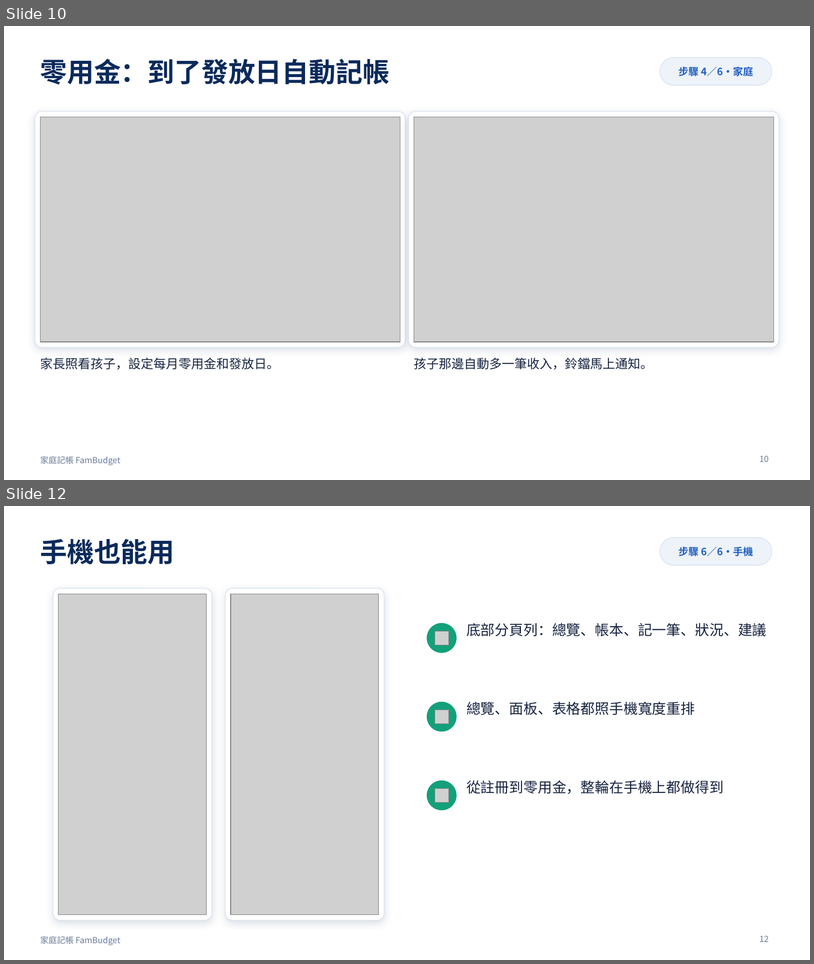
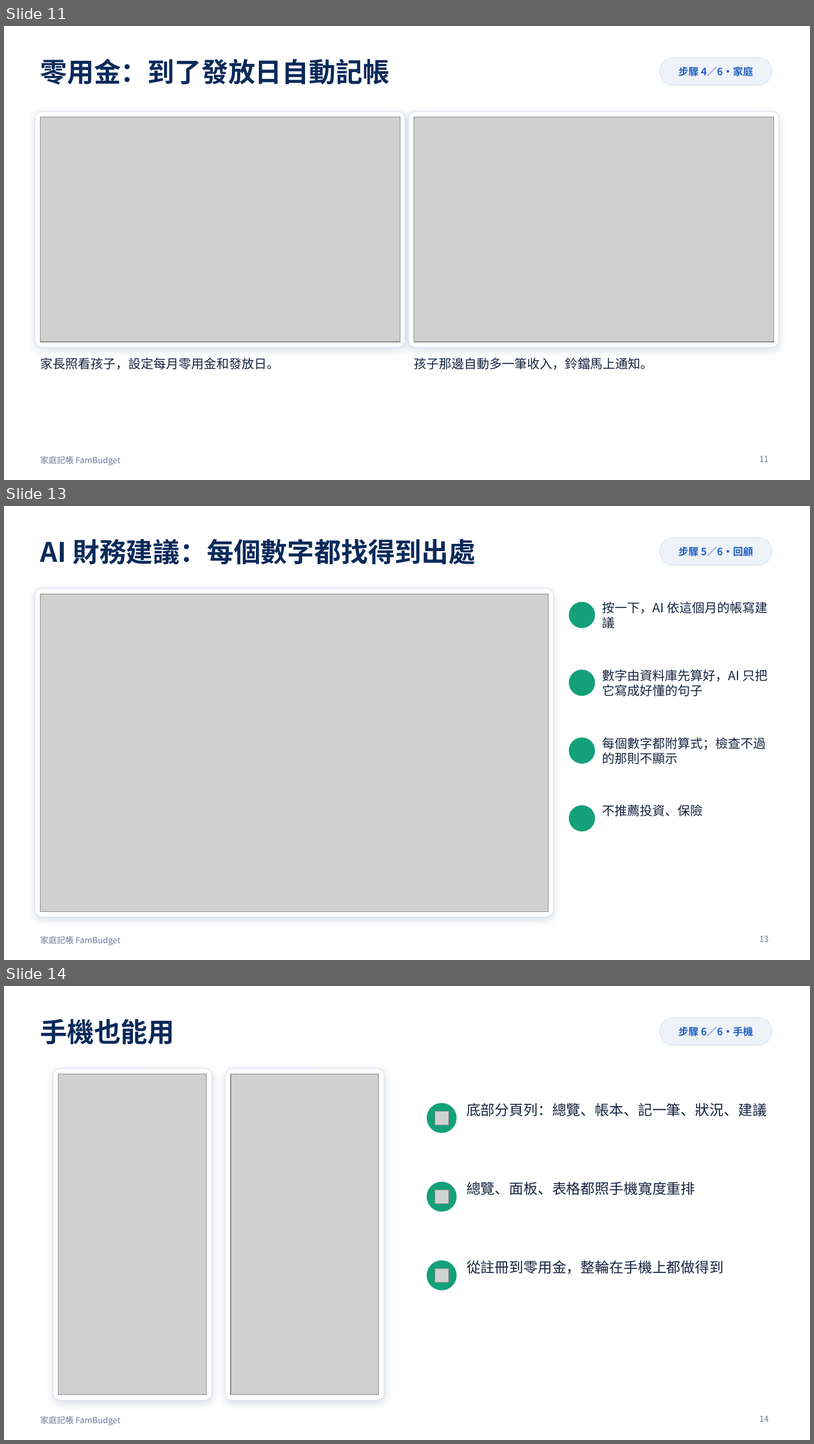
Before and after one commit to cbes502034/final_project, a slide deck: report/家庭記帳_產品展示.pptx. Shown one above the other, each under a label of ours: slides 10 and 12 before the commit, slides 11, 13 and 14 after it; the slides between them are not shown. The pictures are 814x964 and 814x1444 pixels, drawn with LibreOffice and Linux fonts; fonts in the diff are those of the drawing; grey boxes stand for pictures; background and template pictures are left out. Boxes give left, top, right and bottom in pixels: in the first picture for what was removed or moved away, otherwise in the second. Text is boxed around its words. In the diff, an @@ line names an element or a change of style, - is before the commit and + after.

```diff
--- a/report/家庭記帳_產品展示.pptx
+++ b/report/家庭記帳_產品展示.pptx
@@ slide 13 added at [4,506,810,960], background #FFFFFF; not listed: 1 template element that a slide beside it also shows @@
@@ title added at [40,538,476,565], 32 pt, text #0B2A5B, bold @@
+AI 財務建議：每個數字都找得到出處
@@ rounded rectangle added at [660,537,772,565], fill #EEF3FA, outline #D6E0EE 0.75 pt @@
@@ text added at [679,546,753,556], 12 pt, text #1F5FBF, bold @@
+步驟 5／6・回顧
@@ rounded rectangle added at [35,588,554,917], fill #FFFFFF, outline #D6E0EE 0.75 pt @@
@@ picture added at [40,594,548,912] @@
@@ ellipse added at [570,602,595,628], fill #13A07A, outline #13A07A 1 pt @@
@@ text added at [603,601,768,628], 15 pt, text #16233F @@
+按一下，AI 依這個月的帳寫建議
@@ ellipse added at [570,670,595,696], fill #13A07A, outline #13A07A 1 pt @@
@@ text added at [603,669,768,696], 15 pt, text #16233F @@
+數字由資料庫先算好，AI 只把它寫成好懂的句子
@@ ellipse added at [570,738,595,763], fill #13A07A, outline #13A07A 1 pt @@
@@ text added at [603,737,767,764], 15 pt, text #16233F @@
+每個數字都附算式；檢查不過的那則不顯示
@@ ellipse added at [570,805,595,831], fill #13A07A, outline #13A07A 1 pt @@
@@ text added at [603,804,704,816], 15 pt, text #16233F @@
+不推薦投資、保險
@@ page number added at [760,935,770,942], 10 pt, text #6B7A99 @@
+13
@@ what was slide 10 is now slide 11 @@
@@ page number at [760,456,770,462]: text changed @@
-10
+11
@@ what was slide 12 is now slide 14 @@
@@ page number at [760,1416,770,1422]: text changed @@
-12
+14
```
Also in this commit, not shown: 2 slides changed, 2 other slides added, 1 slide removed, 11 other files.
